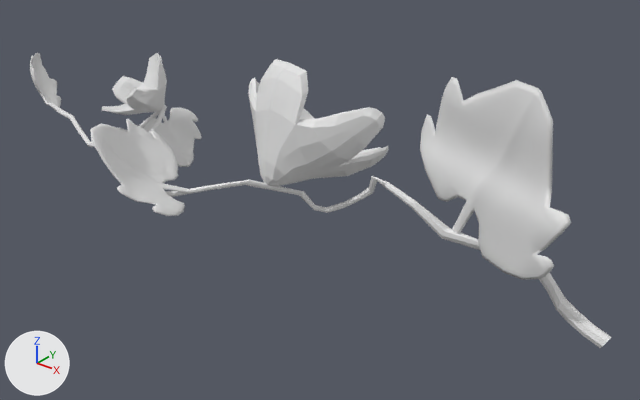
The FBX model 3D_Models/Plants/Calabacin/FBX_Files/Veg_calabacinM.fbx: old version first, new version second.
Both versions are drawn from a 50 mm lens placed at (0.642, -0.737, 0.643), pointed at (0.064, -0.016, 0.196). The lights are fixed; the arrows at lower left show +X, +Y and +Z.

Objects in the first picture: 'flor', 'flor.001', 'hoja1', 'hoja1.001', 'hoja1.002', 'rama1'.
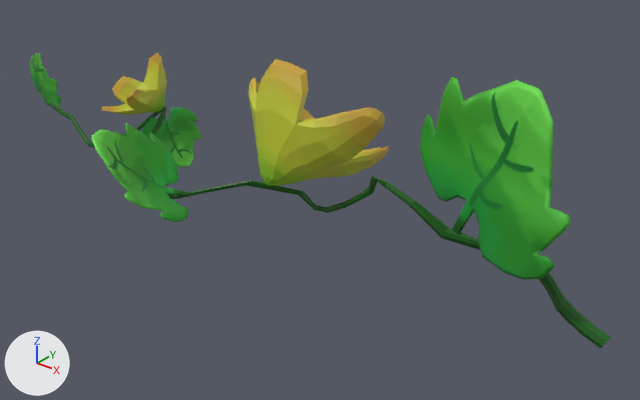
Diff of the bpy script that builds the scene:
```diff
--- a/3D_Models/Plants/Calabacin/FBX_Files/Veg_calabacinM.fbx.py
+++ b/3D_Models/Plants/Calabacin/FBX_Files/Veg_calabacinM.fbx.py
@@ img_veg_calabacinm_bc_png @@
+img_veg_calabacinm_bc_png = load_image('Veg_calabacinM_BC.png', '../Textures/Veg_calabacinM_BC.png', 2048, 2048, 'sRGB')
@@ img_veg_calabacins_bc_png @@
+img_veg_calabacins_bc_png = load_image('Veg_calabacinS_BC.png', '../Textures/Veg_calabacinS_BC.png', 2048, 2048, 'sRGB')
@@ mat_material_002 @@
+mat_material_002 = principled_material('Material.002')
+mat_material_002.texture = img_veg_calabacinm_bc_png
@@ mat_material_001 @@
+mat_material_001 = principled_material('Material.001')
+mat_material_001.texture = img_veg_calabacins_bc_png
@@ mat_material_005 @@
+mat_material_005 = principled_material('Material.005')
+mat_material_005.texture = img_veg_calabacins_bc_png
@@ mat_material_004 @@
+mat_material_004 = principled_material('Material.004')
+mat_material_004.texture = img_veg_calabacins_bc_png
@@ mat_material_003 @@
+mat_material_003 = principled_material('Material.003')
+mat_material_003.texture = img_veg_calabacinm_bc_png
@@ mat_material_006 @@
+mat_material_006 = principled_material('Material.006')
+mat_material_006.texture = img_veg_calabacins_bc_png
@@ me_cylinder_015 @@
 me_cylinder_015.from_pydata(...)  # 766 vertices, 776 faces; spans x -0.492..0.413, y -0.132..0.033, z 0.133..0.274
+me_cylinder_015.materials.append(mat_material_005)  # picture img_veg_calabacins_bc_png
@@ me_cylinder_016 @@
 me_cylinder_016.from_pydata(...)  # 373 vertices, 362 faces; spans x -0.0459..0.0306, y -0.0546..0.0352, z -0.0273..0.0482
+me_cylinder_016.materials.append(mat_material_003)  # picture img_veg_calabacinm_bc_png
@@ me_cylinder_012 @@
 me_cylinder_012.from_pydata(...)  # 469 vertices, 472 faces; spans x -0.114..0.097, y -0.032..0.05, z -0.104..0.091
+me_cylinder_012.materials.append(mat_material_001)  # picture img_veg_calabacins_bc_png
@@ me_cylinder_013 @@
 me_cylinder_013.from_pydata(...)  # 469 vertices, 472 faces; spans x -0.0179..0.0204, y -0.0463..0.0425, z -0.0372..0.0379
+me_cylinder_013.materials.append(mat_material_006)  # picture img_veg_calabacins_bc_png
@@ me_cylinder @@
 me_cylinder.from_pydata(...)  # 370 vertices, 362 faces; spans x -0.097..0.11, y -0.054..0.097, z -0.053..0.092
+me_cylinder.materials.append(mat_material_002)  # picture img_veg_calabacinm_bc_png
@@ me_cylinder_014 @@
 me_cylinder_014.from_pydata(...)  # 469 vertices, 472 faces; spans x -0.0394..0.0482, y -0.0687..0.053, z -0.0643..0.0729
+me_cylinder_014.materials.append(mat_material_004)  # picture img_veg_calabacins_bc_png
@@ ob_hoja1_002 @@
 ob_hoja1_002 = bpy.data.objects.new('hoja1.002', me_cylinder_014)
-ob_hoja1_002.location = (-0.082, -0.1527, 0.2458)
-ob_hoja1_002.rotation_euler = (-0.00387, -0.809, 1.477)  # degrees (-0.2, -46, 85)
+ob_hoja1_002.location = (-0.0771, -0.1533, 0.2412)
+ob_hoja1_002.rotation_euler = (0.0429, -0.82, 1.5)  # degrees (2.5, -47, 86)
```

Where the change shows, as pixel boxes [x1, y1, x2, y2] in the pictures (640 x 400 px):
'hoja1', recoloured (grey to green)
    both: [420, 77, 571, 280]
'flor', recoloured (grey to yellow)
    both: [248, 59, 389, 186]
'hoja1.002', recoloured, moved, turned (grey to green)
    before: [90, 119, 188, 216]
    after: [92, 123, 190, 222]
'rama1', recoloured (grey to green)
    both: [30, 53, 611, 348]
'flor.001', recoloured (white to yellow)
    both: [102, 53, 167, 115]
'hoja1.001', recoloured (grey to green)
    both: [142, 108, 202, 167]
